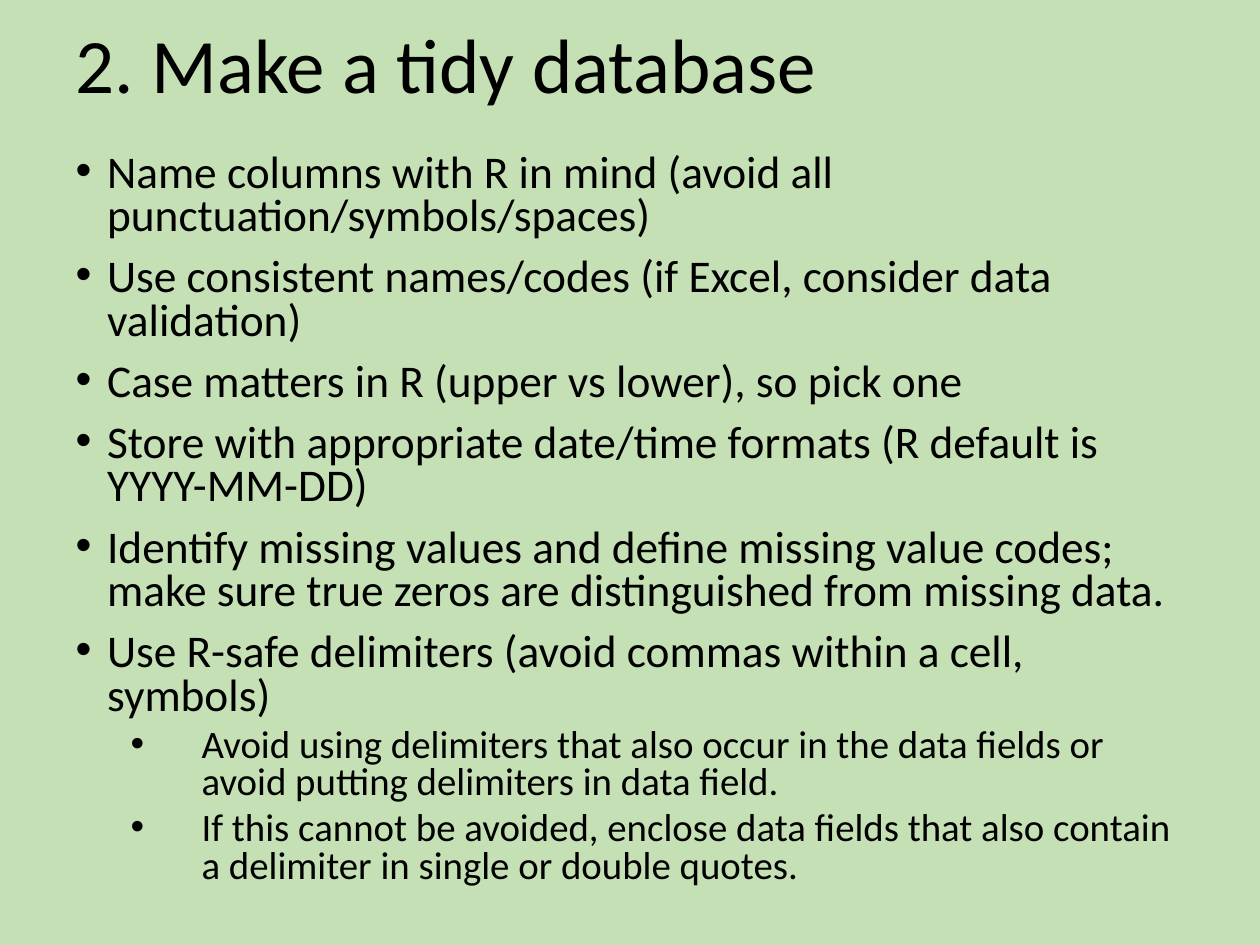
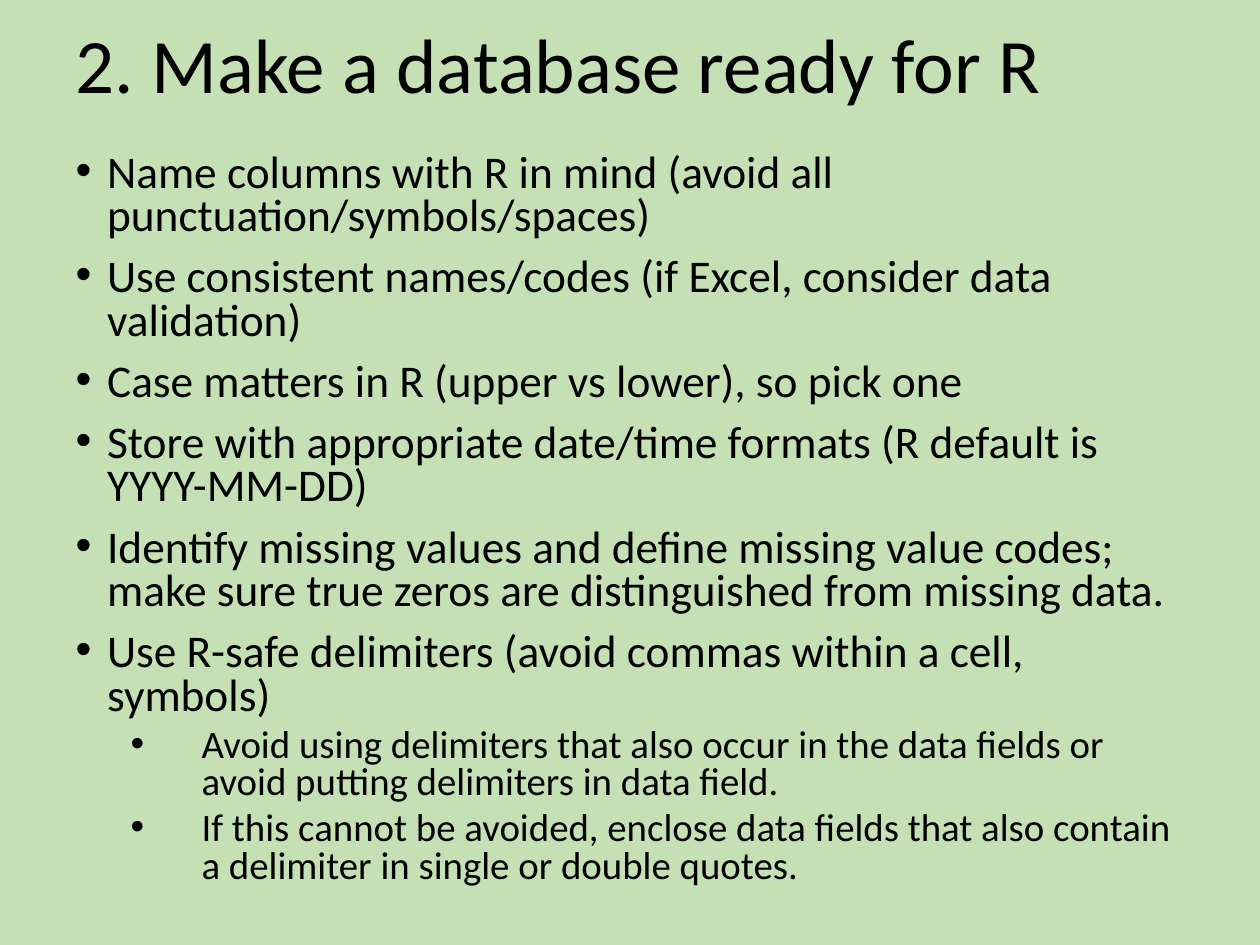
Before and after one commit to EEOB590A-Data-Science-in-R-Fall2021/CourseMaterials, a slide deck: slide 9 of 2. Data Management/Wk4 - Datasheets and Coding with Style.pptx. Drawn at 1260x945 pixels with LibreOffice and Linux fonts; fonts in the diff are those of the drawing. Boxes give left, top, right and bottom in pixels: in the first picture for what was removed or moved away, otherwise in the second. Text is boxed around its words. In the diff, an @@ line names an element or a change of style, - is before the commit and + after.

```diff
--- a/2. Data Management/Wk4 - Datasheets and Coding with Style.pptx
+++ b/2. Data Management/Wk4 - Datasheets and Coding with Style.pptx
@@ title at [76,39,1040,106]: text changed @@
-2. Make a tidy database
+2. Make a database ready for R
```
Also in this commit, not shown: 3 other slides changed.
